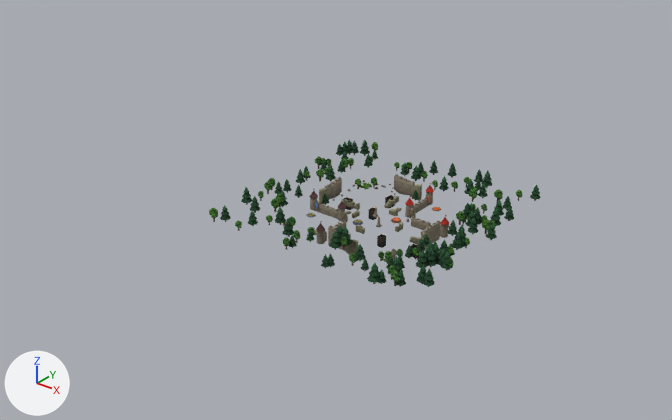
The glTF model assets/maps/ruins.glb as it was, and as the next commit left it.
Rendered twice from a camera (50 mm lens) standing at (185.0, -247.0, 137.0) and looking at (-10.0, -3.0, -14.0). The axes (+X, +Y, +Z) are drawn at lower left. The lights are the same throughout. The first picture is the older version. Vertices at exactly the same position are counted once.

The first picture shows 'Props' and 1 more.
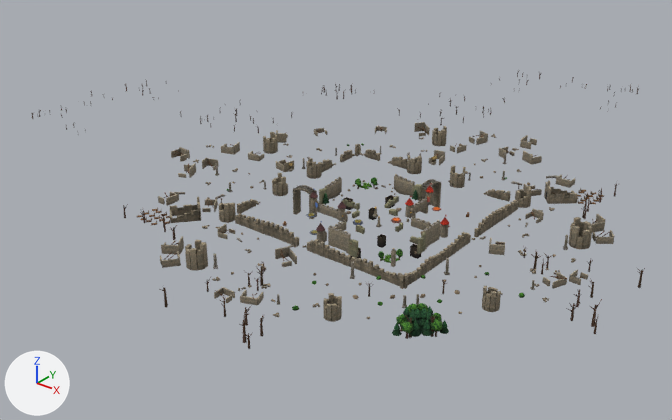
Location of each change, (x1, y1, x2, y2) in pixels of the pictures (672 x 420 px):
'Props', reshaped (84% wider, 88% taller): before (209, 139, 541, 287); after (32, 70, 645, 349)
part 1 of me_props, deleted (green): before (209, 139, 541, 287)
part 2 of me_props, built on: before (406, 163, 439, 259); after (32, 70, 645, 349)
part 3 of me_props, edited (looks the same): (283, 175, 450, 261) in both

What the commit changed:
Picture 'dirt' (img_dirt) is new.
Picture 'thatch' (img_thatch) is new.
Material 'dirt' (mat_dirt) is new.
Uses the picture img_dirt.
Material 'thatch' (mat_thatch) is new.
Uses the picture img_thatch.
me_props is used by ob_props; location (0.0, 0.0, 0.0).
me_props had 9740 vertices, 14270 faces and spanned x -16.5..65.7, y -65.2..17.5, z -3.6..10.9.
me_props now has 19587 vertices, 26572 faces and spans x -130.3..112.0, y -112.7..130.5, z -6.5..14.2.
me_props part 1: 580 loose pieces with 5802 vertices, spanning x -16.5..65.7, y -65.2..17.5, z 3.9..10.9, are deleted.
me_props part 2: 1 vertex moved within x 58.0, y -42.4, z 6.3; 18 vertices removed from x 12.6..59.8, y -42.6..10.0, z 5.5..8.1; 15619 vertices added at x -130.3..112.0, y -112.7..130.5, z -6.5..14.2.
me_props part 3: 2178 kept faces spanning x 0.0..48.0, y -48.0..0.0, z -0.6..7.8 get new vertex colours; the middle colour goes from light grey #c3c3c0 to light grey #c3c4c1.
Other edits to the shape of me_props do not show in these pictures.
me_props gains material mat_dirt.
me_props gains material mat_thatch.
